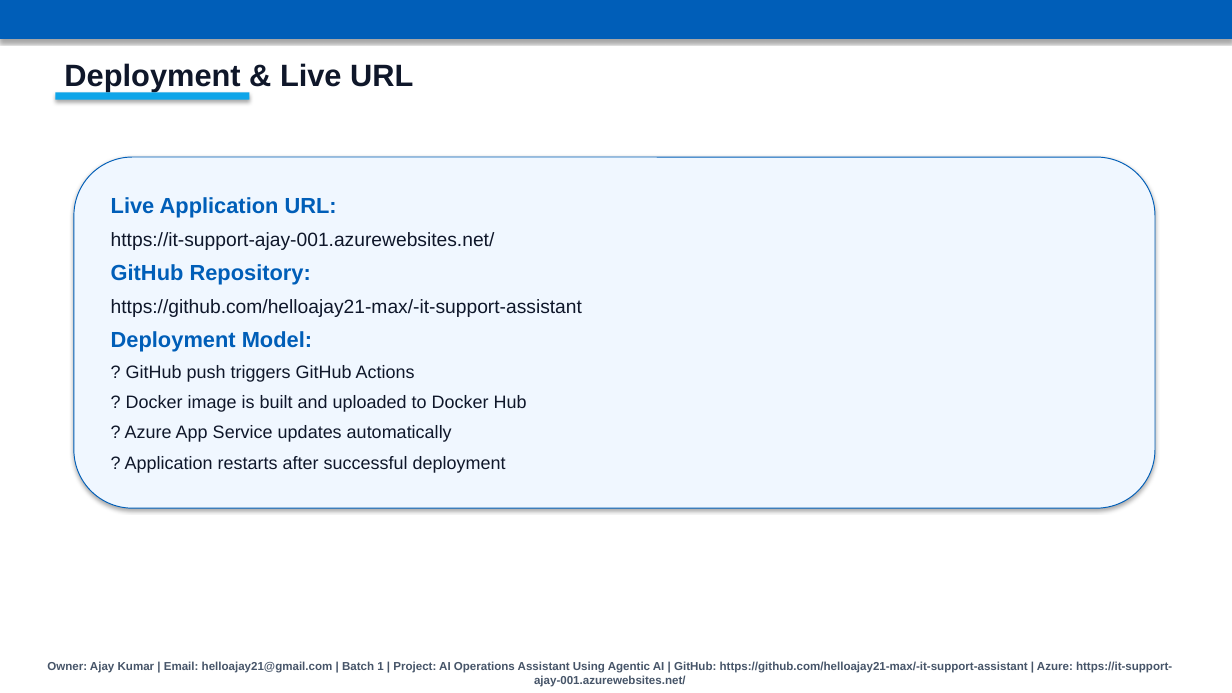
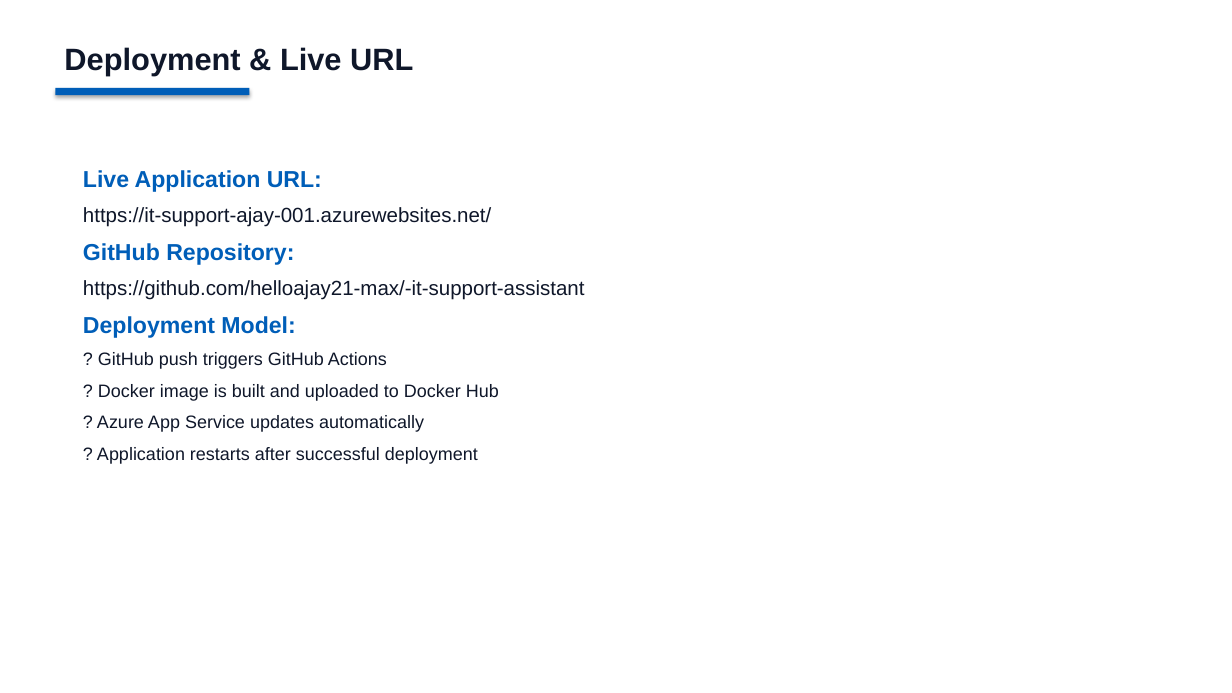
Before and after one commit to helloajay21-max/-it-support-assistant, a slide deck: slide 6 of AI_Operations_Assistant_Presentation.pptx. Drawn at 1232x693 pixels with LibreOffice and Linux fonts; fonts in the diff are those of the drawing. Boxes give left, top, right and bottom in pixels: in the first picture for what was removed or moved away, otherwise in the second. Text is boxed around its words. In the diff, an @@ line names an element or a change of style, - is before the commit and + after.

```diff
--- a/AI_Operations_Assistant_Presentation.pptx
+++ b/AI_Operations_Assistant_Presentation.pptx
@@ rectangle removed at (0, 0, 1232, 39) @@
@@ text "Deployment & Live URL": place and size @@
-text "Deployment & Live URL" at (64, 63, 413, 91)
+text "Deployment & Live URL" at (64, 47, 413, 76)
@@ rectangle: place and size @@
-rectangle at (55, 92, 250, 100)
+rectangle at (55, 88, 250, 95)
@@ rectangle at (55, 88, 250, 95): fill #0EA5E9 to #005EB8 @@
@@ text "Live Application URL:": place and size @@
-text "Live Application URL:" at (111, 197, 582, 473)
+text "Live Application URL:" at (83, 170, 585, 464)
@@ text "Live Application URL:" at (83, 170, 585, 464): size 17 to 18 pt in "Live Application URL:", "GitHub Repository:", "Deployment Model:"; size 15 to 16 pt in "https://it-support-ajay-001.azurewebsites.net/", "https://github.com/helloajay21-max/-it-support-assistant"; more space between paragraphs @@
@@ rounded rectangle removed at (74, 157, 1155, 508) @@
@@ text removed at (47, 661, 1172, 687) @@
-Owner: Ajay Kumar | Email: helloajay21@gmail.com | Batch 1 | Project: AI Operations Assistant Using Agentic AI | GitHub: https://github.com/helloajay21-max/-it-support-assistant | Azure: https://it-support-ajay-001.azurewebsites.net/
```
Also in this commit, not shown: 6 other slides changed.
